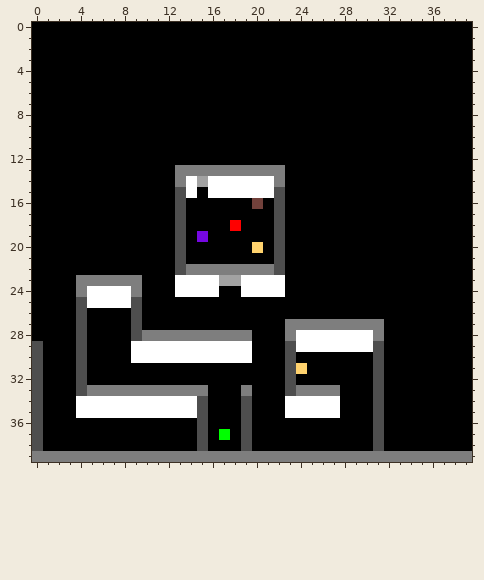
Pixel-art sprite, stored at res/map/level2.png. This is how it looked before the edit.
The file is 40x40 pixels.
The same view after the edit:
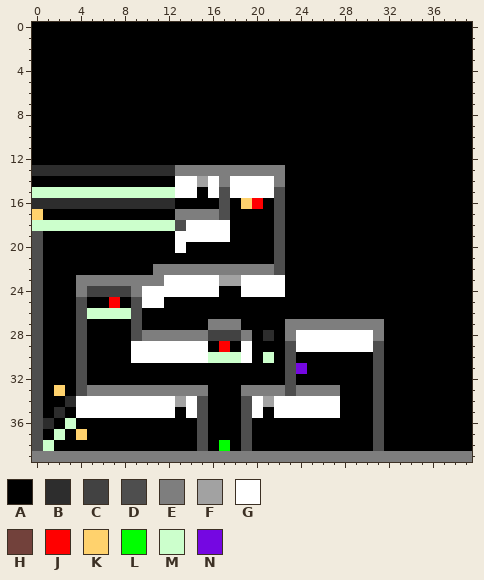
Palette (. is transparent): A #000000  B #2d2d2d  C #424242  D #4e4e4e  E #7e7e7e  F #a2a2a2  G #ffffff  H #72413b  J #ff0000  K #ffd26d  L #00ff00  M #ccffcc  N #7507e2
Diff:
y 13: x 0..12 AAAAAAAAAAAAA -> BBBBBBBBBBBBB
y 14: x 13 E -> G; x 17 G -> E
y 15: x 0..13 AAAAAAAAAAAAAD -> MMMMMMMMMMMMMG; x 17 G -> D
y 16: x 0..13 AAAAAAAAAAAAAD -> BBBBBBBBBBBBBA; x 17 A -> D; x 19..20 AH -> KJ
y 17: x 0 A -> K; x 13..17 DAAAA -> EEEED
y 18: x 0..12 AAAAAAAAAAAAA -> MMMMMMMMMMMMM; x 14..18 AAAAJ -> GGGGA
y 19: x 0 A -> D; x 13..17 DANAA -> GGGGG
y 20: x 0 A -> D; x 13 D -> G; x 20 K -> A
y 21: x 0 A -> D; x 13 D -> A
y 22: x 0 A -> D; x 11..13 AAD -> EEE
y 23: x 0 A -> D; x 10..12 AAA -> EEG
y 24: x 0 A -> D; x 5..8 GGGG -> CCCC; x 10..12 AAA -> GGG
y 25: x 0 A -> D; x 5..8 GGGG -> AAJA; x 10..11 AA -> GG
y 26: x 0 A -> D; x 5..8 AAAA -> MMMM
y 27: x 0 A -> D; x 16..18 AAA -> EEE
y 28: x 0 A -> D; x 16..18 EEE -> CCC; x 21 A -> B
y 29: x 16..18 GGG -> AJA
y 30: x 16..18 GGG -> MMM; x 21 A -> M
y 31: x 24 K -> N
y 33: x 2 A -> K; x 20..22 AAA -> EEE
y 34: x 3 A -> B; x 13 G -> F; x 20..22 AAA -> GFG
y 35: x 2 A -> B; x 13 G -> A; x 20 A -> G; x 22 A -> G
y 36: x 1 A -> B; x 3 A -> M
y 37: x 2 A -> M; x 4 A -> K; x 17 L -> A
y 38: x 1 A -> M; x 17 A -> L
Changed places in both pictures, as pixel boxes (x1, y1, x2, y2):
changed: (32, 165, 307, 451)
